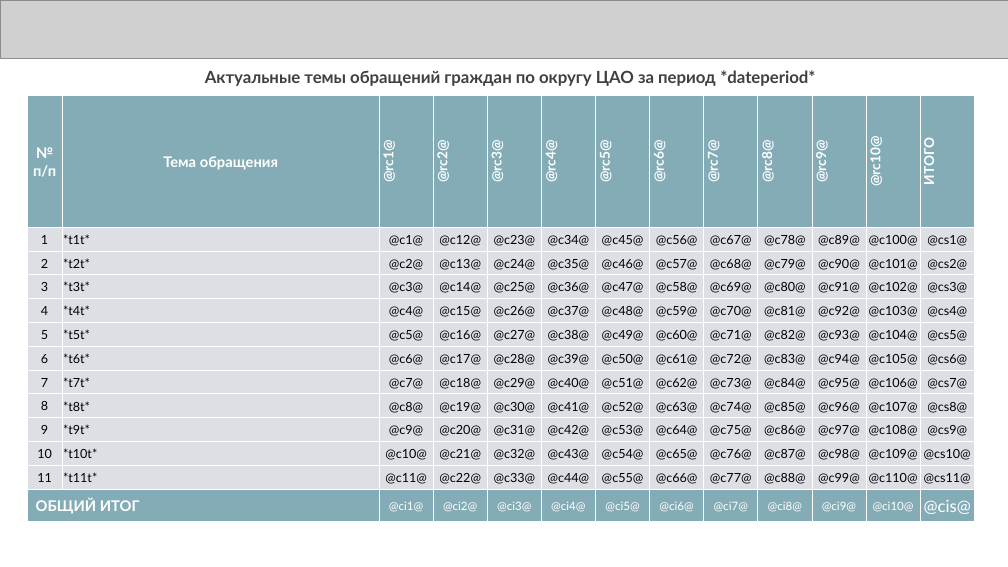
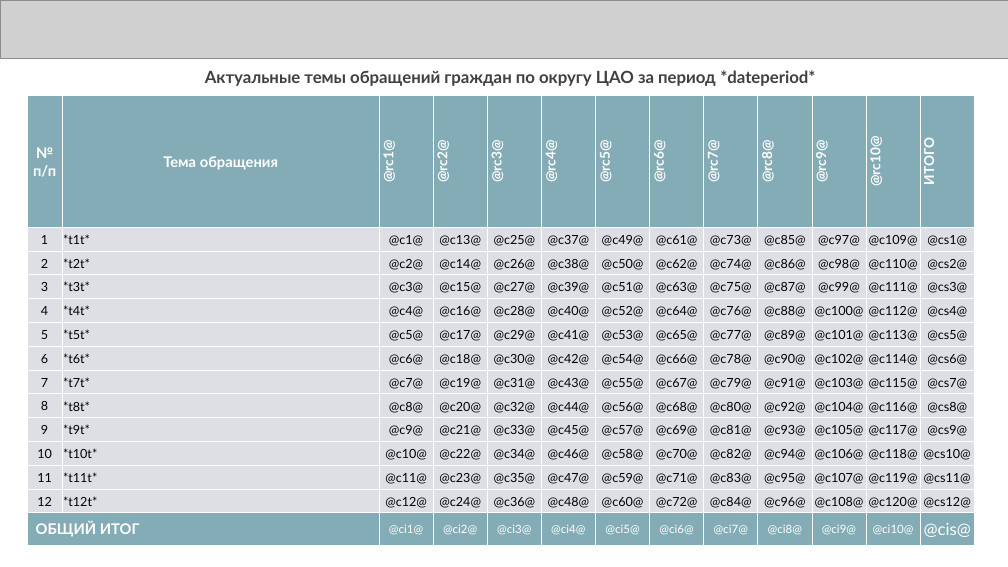
Before and after one commit to lulislaw/og_report, a slide deck: slide 2 of makets/presentation/svod_presentation.pptx. Drawn at 1008x567 pixels with LibreOffice and Linux fonts; fonts in the diff are those of the drawing; grey boxes stand for pictures. Boxes give left, top, right and bottom in pixels: in the first picture for what was removed or moved away, otherwise in the second. Text is boxed around its words. In the diff, an @@ line names an element or a change of style, - is before the commit and + after.

```diff
--- a/makets/presentation/svod_presentation.pptx
+++ b/makets/presentation/svod_presentation.pptx
@@ table at <box>27,96,979,546</box> @@
-row 2: 1 | *t1t* | @c1@ | @c12@ | @c23@ | @c34@ | @c45@ | @c56@ | @c67@ | @c78@ | @c89@ | @c100@ | @cs1@
-row 3: 2 | *t2t* | @c2@ | @c13@ | @c24@ | @c35@ | @c46@ | @c57@ | @c68@ | @c79@ | @c90@ | @c101@ | @cs2@
-row 4: 3 | *t3t* | @c3@ | @c14@ | @c25@ | @c36@ | @c47@ | @c58@ | @c69@ | @c80@ | @c91@ | @c102@ | @cs3@
-row 5: 4 | *t4t* | @c4@ | @c15@ | @c26@ | @c37@ | @c48@ | @c59@ | @c70@ | @c81@ | @c92@ | @c103@ | @cs4@
-row 6: 5 | *t5t* | @c5@ | @c16@ | @c27@ | @c38@ | @c49@ | @c60@ | @c71@ | @c82@ | @c93@ | @c104@ | @cs5@
-row 7: 6 | *t6t* | @c6@ | @c17@ | @c28@ | @c39@ | @c50@ | @c61@ | @c72@ | @c83@ | @c94@ | @c105@ | @cs6@
-row 8: 7 | *t7t* | @c7@ | @c18@ | @c29@ | @c40@ | @c51@ | @c62@ | @c73@ | @c84@ | @c95@ | @c106@ | @cs7@
-row 9: 8 | *t8t* | @c8@ | @c19@ | @c30@ | @c41@ | @c52@ | @c63@ | @c74@ | @c85@ | @c96@ | @c107@ | @cs8@
-row 10: 9 | *t9t* | @c9@ | @c20@ | @c31@ | @c42@ | @c53@ | @c64@ | @c75@ | @c86@ | @c97@ | @c108@ | @cs9@
-row 11: 10 | *t10t* | @c10@ | @c21@ | @c32@ | @c43@ | @c54@ | @c65@ | @c76@ | @c87@ | @c98@ | @c109@ | @cs10@
-row 12: 11 | *t11t* | @c11@ | @c22@ | @c33@ | @c44@ | @c55@ | @c66@ | @c77@ | @c88@ | @c99@ | @c110@ | @cs11@
+row 2: 1 | *t1t* | @c1@ | @c13@ | @c25@ | @c37@ | @c49@ | @c61@ | @c73@ | @c85@ | @c97@ | @c109@ | @cs1@
+row 3: 2 | *t2t* | @c2@ | @c14@ | @c26@ | @c38@ | @c50@ | @c62@ | @c74@ | @c86@ | @c98@ | @c110@ | @cs2@
+row 4: 3 | *t3t* | @c3@ | @c15@ | @c27@ | @c39@ | @c51@ | @c63@ | @c75@ | @c87@ | @c99@ | @c111@ | @cs3@
+row 5: 4 | *t4t* | @c4@ | @c16@ | @c28@ | @c40@ | @c52@ | @c64@ | @c76@ | @c88@ | @c100@ | @c112@ | @cs4@
+row 6: 5 | *t5t* | @c5@ | @c17@ | @c29@ | @c41@ | @c53@ | @c65@ | @c77@ | @c89@ | @c101@ | @c113@ | @cs5@
+row 7: 6 | *t6t* | @c6@ | @c18@ | @c30@ | @c42@ | @c54@ | @c66@ | @c78@ | @c90@ | @c102@ | @c114@ | @cs6@
+row 8: 7 | *t7t* | @c7@ | @c19@ | @c31@ | @c43@ | @c55@ | @c67@ | @c79@ | @c91@ | @c103@ | @c115@ | @cs7@
+row 9: 8 | *t8t* | @c8@ | @c20@ | @c32@ | @c44@ | @c56@ | @c68@ | @c80@ | @c92@ | @c104@ | @c116@ | @cs8@
+row 10: 9 | *t9t* | @c9@ | @c21@ | @c33@ | @c45@ | @c57@ | @c69@ | @c81@ | @c93@ | @c105@ | @c117@ | @cs9@
+row 11: 10 | *t10t* | @c10@ | @c22@ | @c34@ | @c46@ | @c58@ | @c70@ | @c82@ | @c94@ | @c106@ | @c118@ | @cs10@
+row 12: 11 | *t11t* | @c11@ | @c23@ | @c35@ | @c47@ | @c59@ | @c71@ | @c83@ | @c95@ | @c107@ | @c119@ | @cs11@
+row 13: 12 | *t12t* | @c12@ | @c24@ | @c36@ | @c48@ | @c60@ | @c72@ | @c84@ | @c96@ | @c108@ | @c120@ | @cs12@
```
Also in this commit, not shown: 22 other slides changed, 10 other files.
